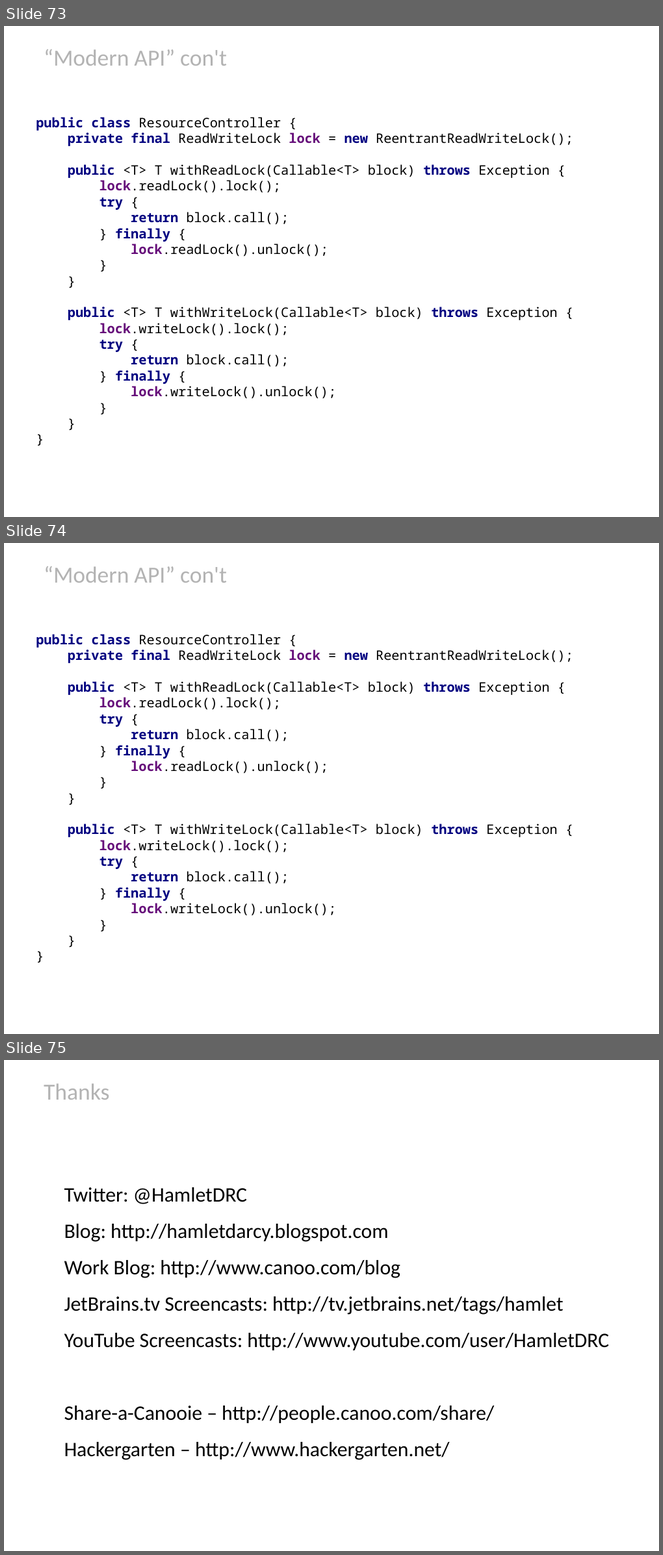
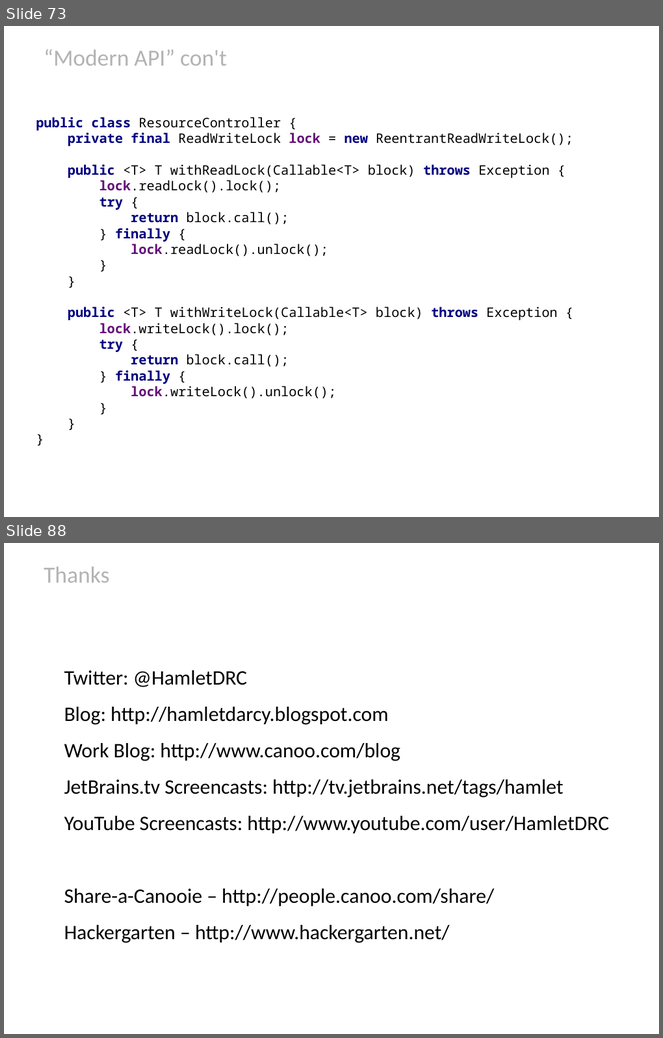
Before and after one commit to HamletDRC/presentations, a slide deck: javaboilerplatebusters/BoilerPlateBusters_Confess.odp. Shown one above the other, each under a label of ours: slides 73, 74 and 75 before the commit, slides 73 and 88 after it; the slides between them are not shown. The pictures are 663x1555 and 663x1038 pixels, drawn with LibreOffice and Linux fonts; fonts in the diff are those of the drawing; background and template pictures are left out. Boxes give left, top, right and bottom in pixels: in the first picture for what was removed or moved away, otherwise in the second. Text is boxed around its words. In the diff, an @@ line names an element or a change of style, - is before the commit and + after.

```diff
--- a/javaboilerplatebusters/BoilerPlateBusters_Confess.odp
+++ b/javaboilerplatebusters/BoilerPlateBusters_Confess.odp
@@ slide 74 removed at box(4, 543, 659, 1034), background picture (left out) @@
@@ title removed at box(44, 566, 227, 583) @@
-“Modern API” con't
@@ subtitle removed at box(36, 634, 573, 916) @@
-public class ResourceController {
-private final ReadWriteLock lock = new ReentrantReadWriteLock();
-public <T> T withReadLock(Callable<T> block) throws Exception {
-lock.readLock().lock();
-try {
-return block.call();
-} finally {
-lock.readLock().unlock();
-}
-}
-public <T> T withWriteLock(Callable<T> block) throws Exception {
-lock.writeLock().lock();
-try {
-return block.call();
-} finally {
-lock.writeLock().unlock();
-}
-}
-}
@@ what was slide 75 is now slide 88 @@
```
Also in this commit, not shown: 1 slide changed, 14 slides added, 11 other files.
